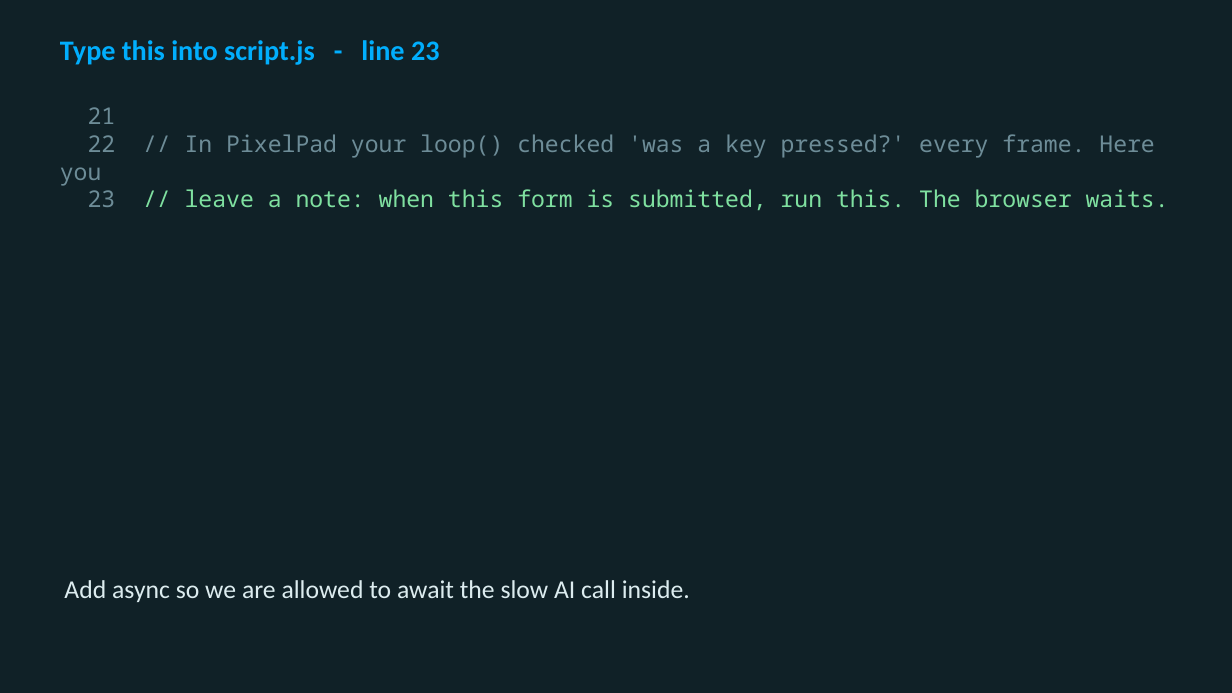
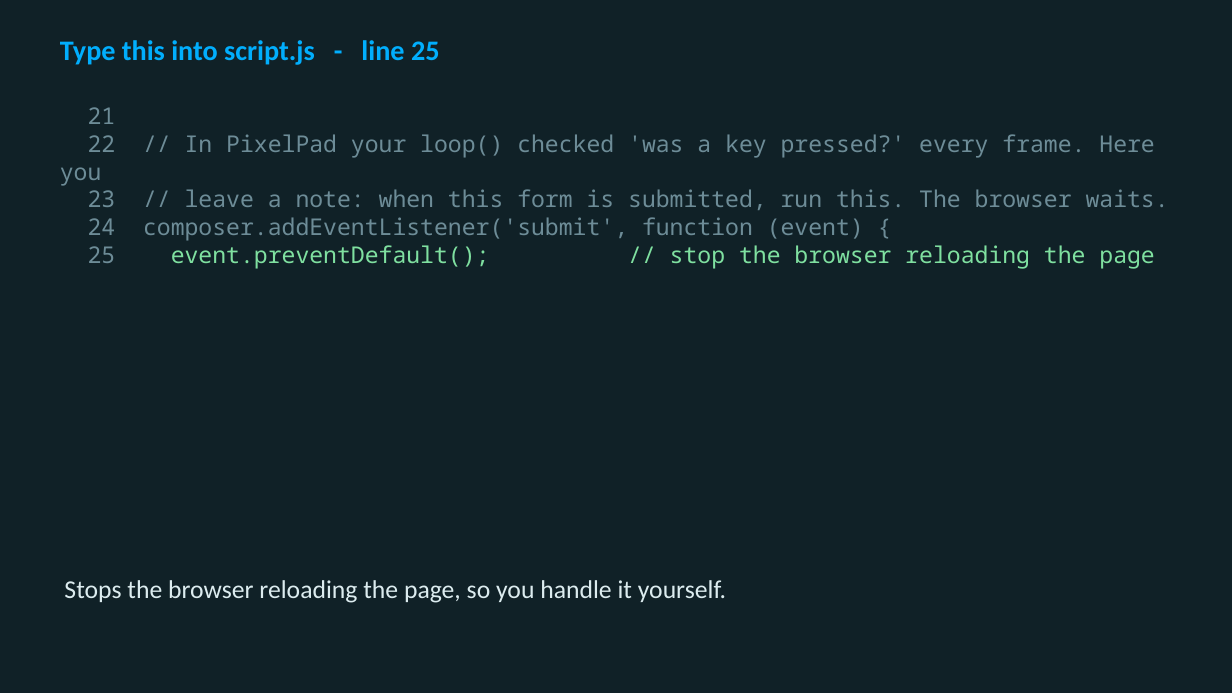
Before and after one commit to utgapps/utgapps.github.io, a slide deck: slide 29 of ai101/slides/week-02.pptx (slide 26 before the commit). Drawn at 1232x693 pixels with LibreOffice and Linux fonts; fonts in the diff are those of the drawing. Boxes give left, top, right and bottom in pixels: in the first picture for what was removed or moved away, otherwise in the second. Text is boxed around its words. In the diff, an @@ line names an element or a change of style, - is before the commit and + after.

```diff
--- a/ai101/slides/week-02.pptx
+++ b/ai101/slides/week-02.pptx
@@ text at <box>60,40,440,65</box>: text changed @@
-Type this into script.js - line 23
+Type this into script.js - line 25
@@ text at <box>185,189,1169,210</box>: text colour #7FE0A0 to #6D8C97 in "// leave a note: when this form ..." @@
@@ text at <box>143,217,1154,269</box>: paragraphs added @@
+24 composer.addEventListener('submit', function (event) {
+25 event.preventDefault(); // stop the browser reloading the page
@@ text at <box>64,580,726,603</box>: text changed @@
-Add async so we are allowed to await the slow AI call inside.
+Stops the browser reloading the page, so you handle it yourself.
```
Also in this commit, not shown: 4 other slides changed, 4 slides added, 19 other files.
